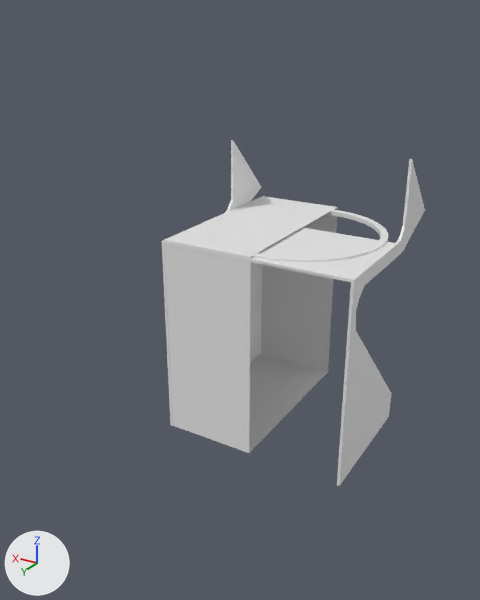
What one commit did to the Blender file Raw 3d models/Gunsight.blend.
Both versions are drawn from a camera (50 mm lens) standing at (-1.027, 0.882, 1.246) and looking at (0.05, -0.913, 0.349). Lighting does not change. The marker at lower left points along +X, +Y and +Z.
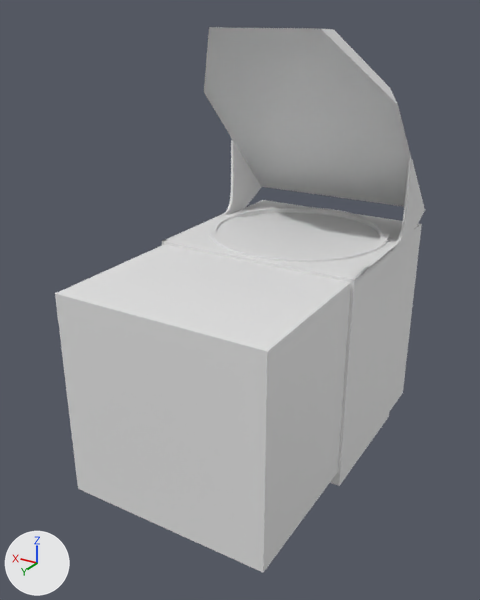
Commit message: Update do the gunsight model

What changed in the scene script:
```text
Change me_plane_005:
    used by ob_plane_004; location = (0.0, 0.0, 0.0)
    remove me_plane_005.from_pydata(...)  # 27 vertices, 13 faces; spans x 0.0..0.361, y -1.596..-0.895, z -0.255..0.795
    add me_plane_005.from_pydata(...)  # 60 vertices, 54 faces; spans x 0.0..0.361, y -1.596..-0.895, z -0.255..0.795
    me_plane_005 part 1
    3 faces are deleted
    1 vertex is added at (0.0, -0.99, 0.502)
    21 new vertices lie (-0.01, 0.0, 0.0) away from vertices in x 0.361, y -1.596..-0.895, z -0.255..0.795
    6 new vertices lie (0.0, 0.0, 0.051) away from vertices in x 0.351..0.361, y -1.299..-0.895, z 0.461
    5 new vertices lie (0.0, 0.0, -0.01) away from vertices in x 0.0..0.361, y -1.299..-0.895, z 0.512
    44 new faces join them
Change me_cube_015:
    where me_cube_015.from_pydata(...)  # 8 vertices, 5 faces; spans x 0.0..0.351, y -1.608..-0.896, z -0.254..0.519
    used by ob_cube_003; location = (0.0, 0.0, 0.0)
    verts and faces of me_cube_015; kept vertices keep their numbers, new ones are numbered from 8
    before: 1 (0.351, -1.608, 0.519) at pixel (262, 196), 2 (0.351, -0.896, -0.254) at pixel (172, 425), 3 (0.351, -0.896, 0.519) at pixel (164, 239), 4 (0.0, -0.896, -0.254) at pixel (249, 453), 5 (0.0, -0.896, 0.519) at pixel (250, 257)
    before: 7 (0.0, -1.608, 0.519) at pixel (337, 207)
    me_cube_015 part 2: the loose piece of 8 vertices spanning x 0.0..0.351, y -1.608..-0.896, z -0.254..0.519 is copied, and the copy is scaled about its middle by (1, 0.735, 0.908), then moved by (0.0, 0.619, 0.019); it spans x 0.0..0.351, y -0.895..-0.372, z -0.199..0.502
    me_cube_015 part 3
    add verts[1] = (0.351, -1.608, 0.502)  # moved, pixel (262, 199)
    add verts[7] = (0.0, -1.608, 0.502)  # moved
    add verts[2] = (0.351, -0.895, -0.254)  # moved
    add verts[4] = (0.0, -0.895, -0.254)  # moved
    add verts[3] = (0.351, -0.895, 0.502)  # moved, pixel (163, 244)
    add verts[5] = (0.0, -0.895, 0.502)  # moved, pixel (250, 261)
Add me_cube_016:
    me_cube_016.from_pydata([(0.186, 0.357, 0.406), (0.0, 0.357, 0.406), (0.186, -0.239, -0.192), (0.0, -0.239, -0.192), (0.312, 0.188, 0.236), (0.312, -0.239, -0.192), (0.186, 0.45, 0.411), (0.0, 0.45, 0.411), (0.186, -0.194, -0.237), (0.0, -0.194, -0.237), (0.357, 0.232, 0.192), (0.357, -0.194, -0.237)], [], [(3, 1, 0, 2), (0, 4, 5, 2), (9, 8, 6, 7), (6, 8, 11, 10), (5, 4, 10, 11), (3, 2, 8, 9), (2, 5, 11, 8), (0, 1, 7, 6), (4, 0, 6, 10)])
Change ob_plane_004:
    remove _m = ob_plane_004.modifiers.new('Solidify', 'SOLIDIFY')
    remove _m.use_even_offset = True
    remove _m.nonmanifold_thickness_mode = 'FIXED'
    remove _m.nonmanifold_merge_threshold = 0.0003
    add _m = ob_plane_004.modifiers.new('Subsurf', 'SUBSURF')
    add _m.levels = 4
Change ob_cube_003:
    add _m = ob_cube_003.modifiers.new('Mirror', 'MIRROR')
    add _m.use_clip = True
Add ob_cube_004:
    ob_cube_004 = bpy.data.objects.new('Cube.004', me_cube_016)
    ob_cube_004.location = (0.0, -1.405, 0.799)
    _m = ob_cube_004.modifiers.new('Mirror', 'MIRROR')
    _m.use_clip = True
```

Boxes (x1, y1, x2, y2) around the edits, measured in the pictures (480 x 600 px; the box of a moved part takes in the faces that stretch with it):
'Cube.003', reshaped, modifiers changed (110% wider, 45% taller): before (164, 196, 338, 453); after (55, 200, 422, 573)
'Cube.004', added: after (204, 27, 411, 206)
'Plane.004', reshaped, modifiers changed: (162, 140, 425, 486) in both
part 1 of me_plane_005, built on: before (162, 211, 401, 295); after (162, 140, 412, 486)
part 2 of me_cube_015, added: after (55, 245, 351, 573)
part 3 of me_cube_015, moved or reshaped: before (164, 196, 338, 453); after (164, 200, 422, 485)
